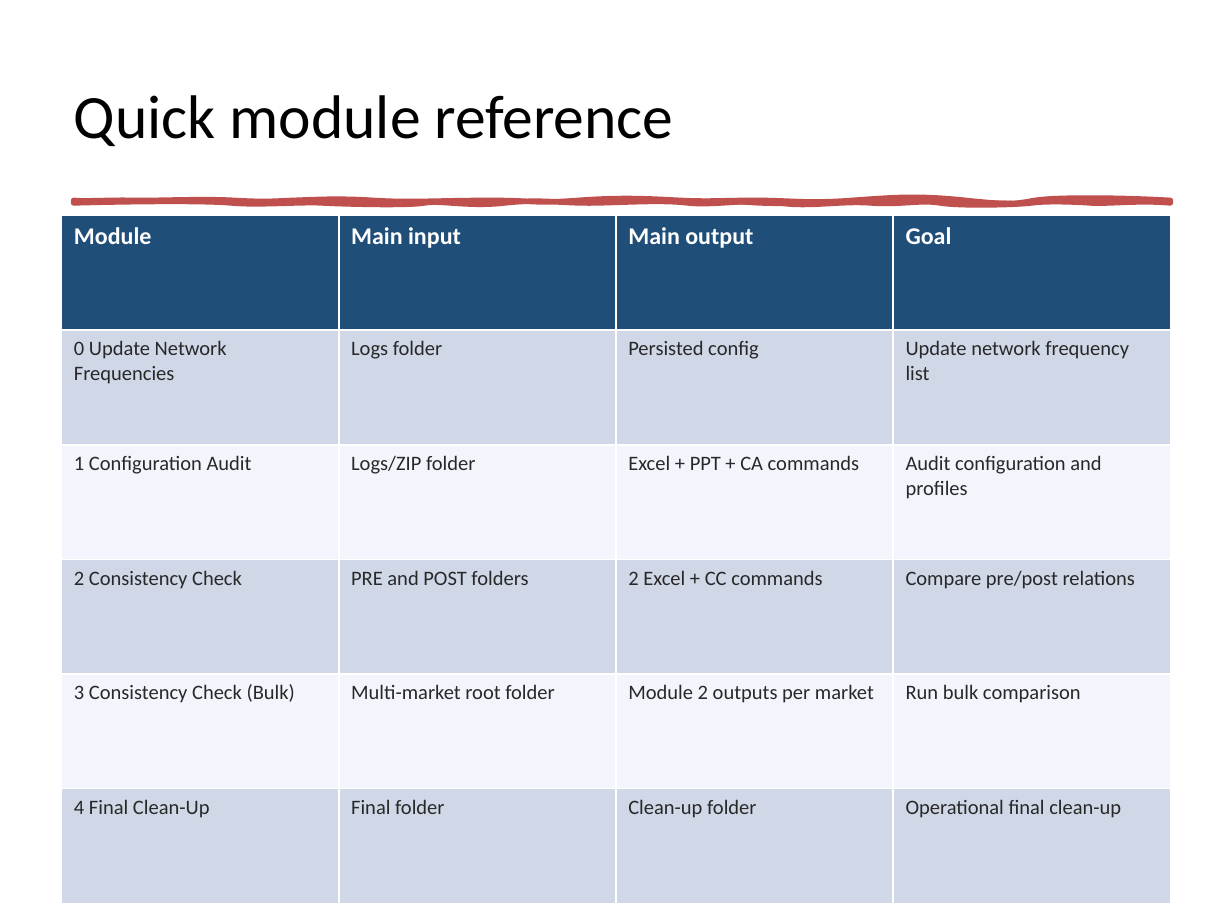
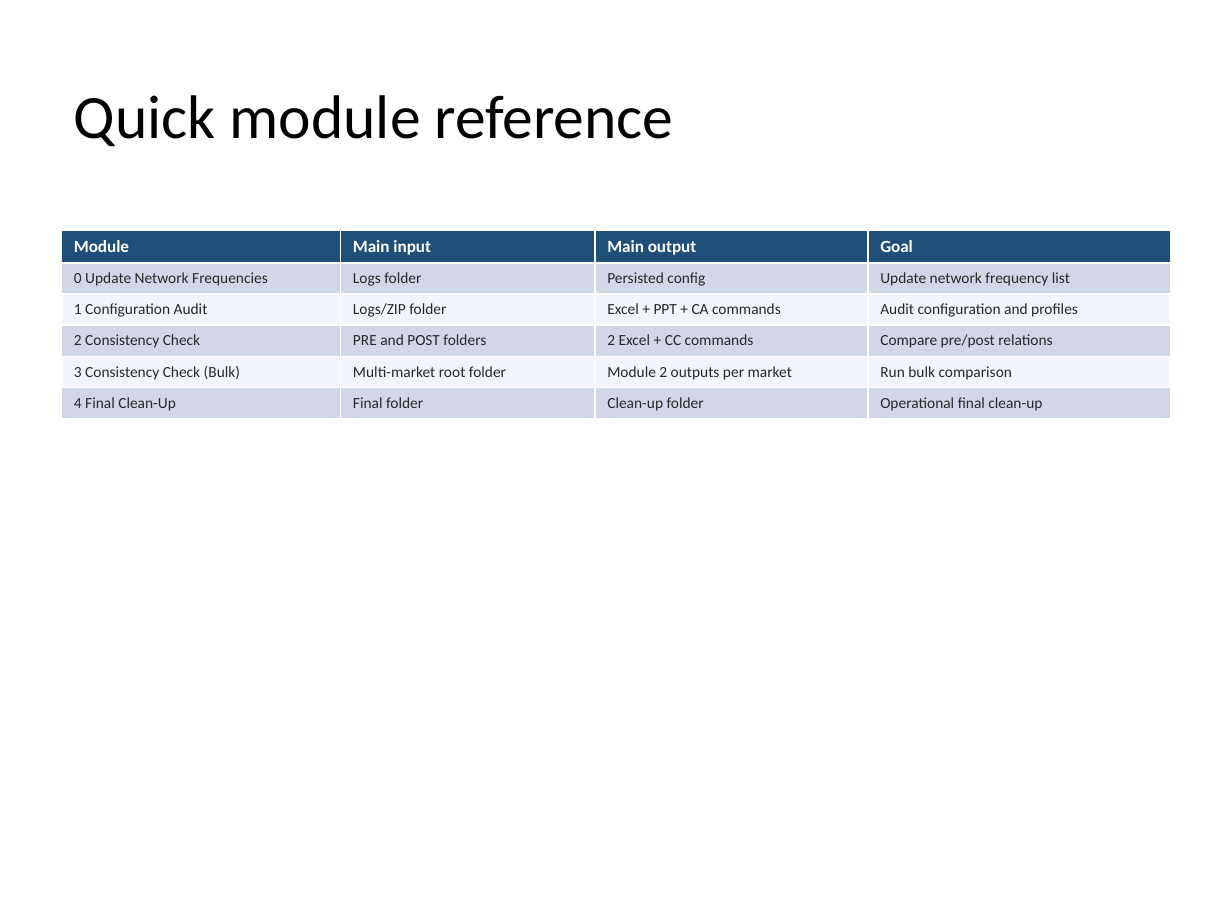
Before and after one commit to jaimetur/SSB_RetuningAutomations, a slide deck: slide 52 of help/User-Guide-SSB-Retuning-Automations-v0.7.4.pptx (slide 48 before the commit). Drawn at 1232x924 pixels with LibreOffice and Linux fonts; fonts in the diff are those of the drawing; background and template pictures are left out. Boxes give left, top, right and bottom in pixels: in the first picture for what was removed or moved away, otherwise in the second. Text is boxed around its words. In the diff, an @@ line names an element or a change of style, - is before the commit and + after.

```diff
--- a/help/User-Guide-SSB-Retuning-Automations-v0.7.4.pptx
+++ b/help/User-Guide-SSB-Retuning-Automations-v0.7.4.pptx
@@ freeform shape removed at (x1=74, y1=201, x2=1170, y2=203) @@
@@ table at (x1=62, y1=230, x2=1170, y2=415) @@
@@ size 14 to 10 pt in "Module", "Main input", "Main output", "Goal" @@
@@ size 12 to 9 pt @@
@@ table resized from (x1=62, y1=216, x2=1170, y2=903) to (x1=62, y1=230, x2=1170, y2=415) @@
```
Also in this commit, not shown: 46 other slides changed, 5 slides added, 1 slide removed, 6 other files.
